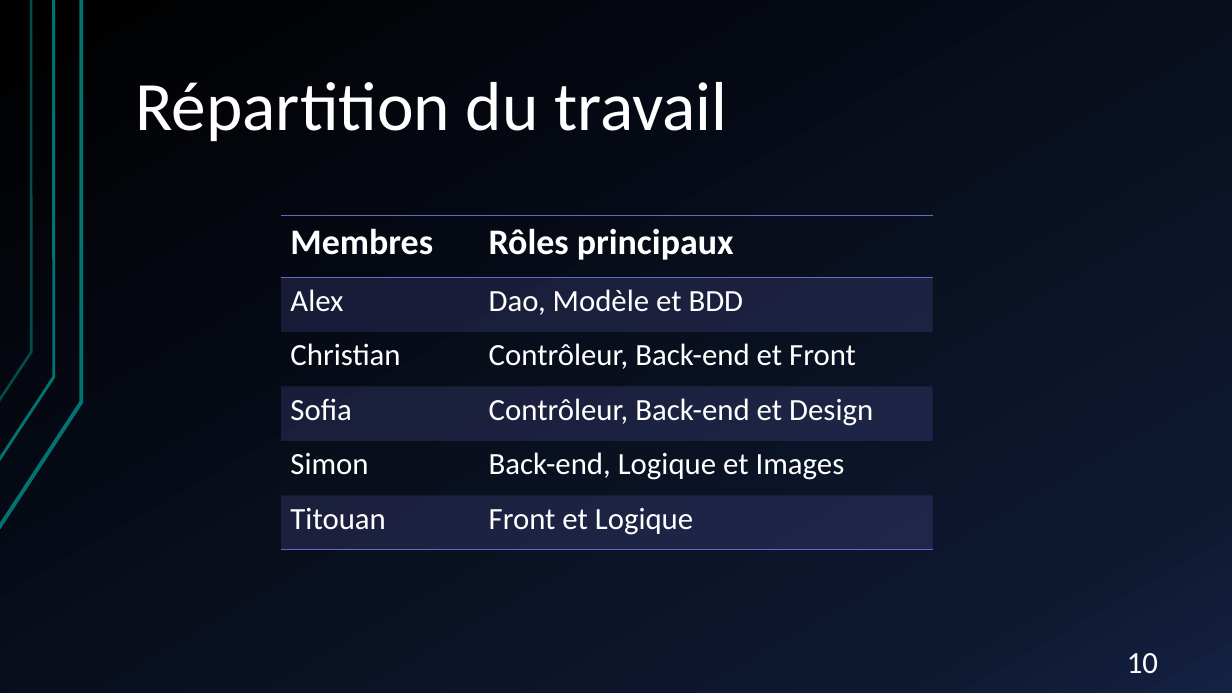
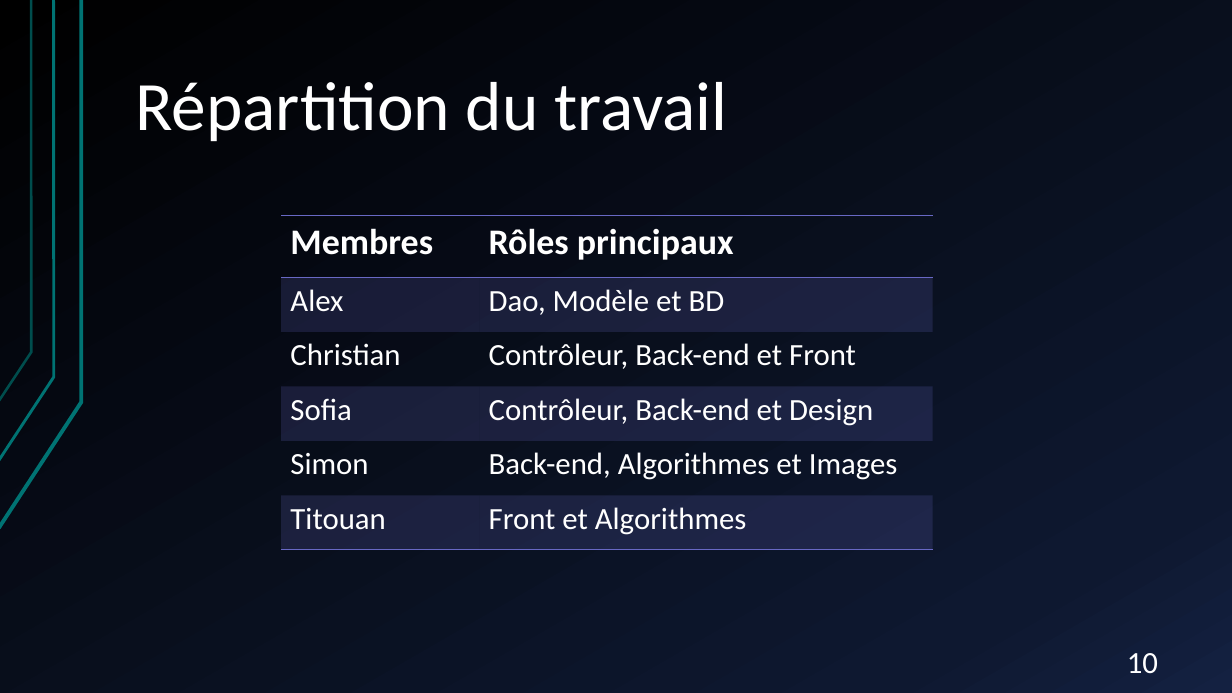
Before and after one commit to gamingdy/tesm-esport-manager, a slide deck: slide 10 of TESM E-Sporter Manager.pptx. Drawn at 1232x693 pixels with LibreOffice and Linux fonts; fonts in the diff are those of the drawing. Boxes give left, top, right and bottom in pixels: in the first picture for what was removed or moved away, otherwise in the second. Text is boxed around its words. In the diff, an @@ line names an element or a change of style, - is before the commit and + after.

```diff
--- a/TESM E-Sporter Manager.pptx
+++ b/TESM E-Sporter Manager.pptx
@@ table at (281,215,933,550) @@
-row 2, column 2: Dao, Modèle et BDD
+row 2, column 2: Dao, Modèle et BD
-row 5, column 2: Back-end, Logique et Images
+row 5, column 2: Back-end, Algorithmes et Images
-row 6, column 2: Front et Logique
+row 6, column 2: Front et Algorithmes
```
Also in this commit, not shown: 3 other slides changed.
